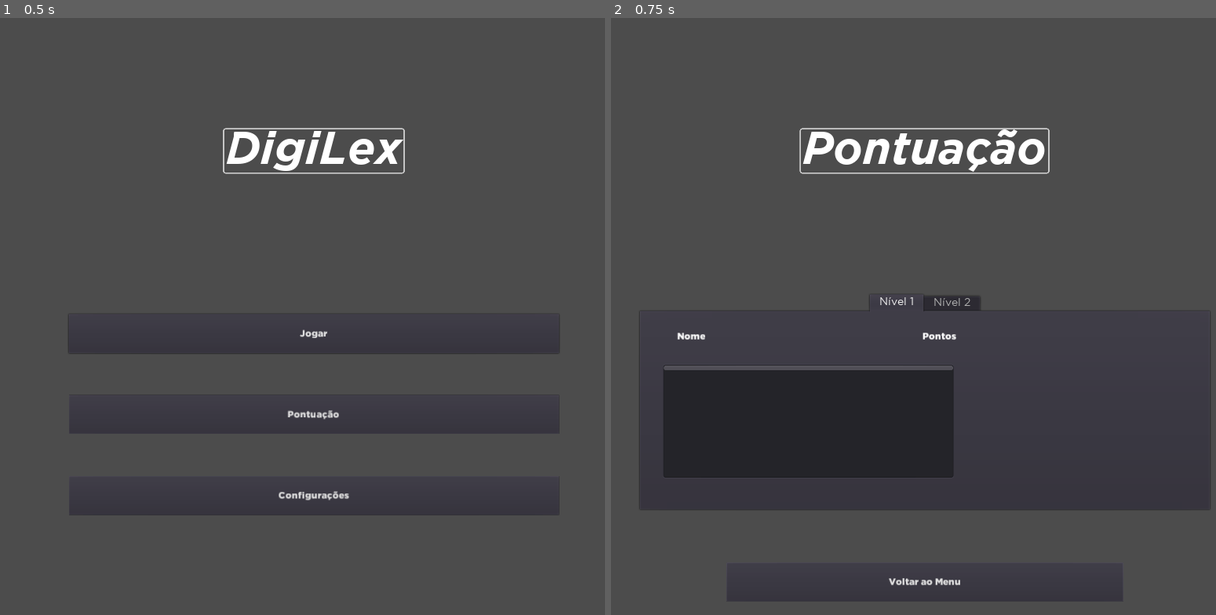
Above: before the commit, frames 1-2 (left to right).
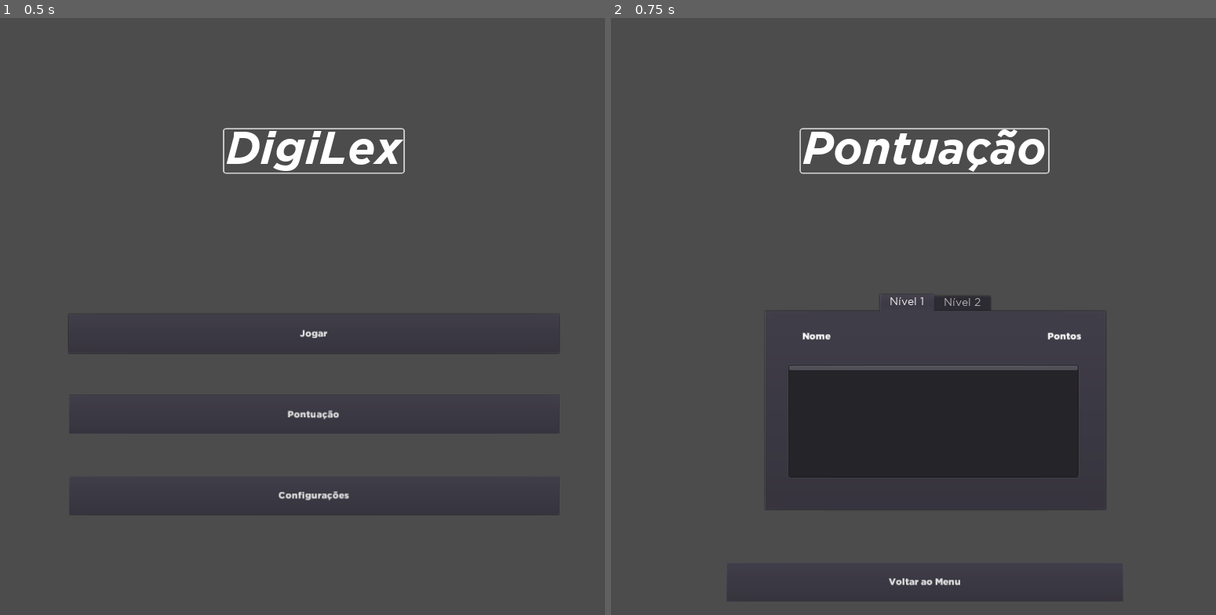
Above: after the commit, the same moments.

Repository: JNaicraG/Digilex
Game: Godot game, scene res://Cenas/Menus/Menu.tscn
The game is run twice, just before and just after one commit, with the same random seed, the same clock (stepped at 60 frames per second) and the same inputs.
Inputs:
- Up to frame 1 (0.5 s): no input
- Up to frame 2 (0.75 s): click "Pontuação" at 0.5 s

Frame 1 is identical in both runs. In frame 2, 6.3% of the frame differs, in the area x 4-100%, y 46-83%.

Commit message:
AAAAAAAAAA

Diff:
--- a/Cenas/Jogo/Jogo.gd
+++ /dev/null
@@ -1,39 +0,0 @@
-extends Node2D
-
-
-# Declare member variables here. Examples:
-# var a = 2
-# var b = "text"
-var pChave:String #Palavra-Chave
-var sPChave:String#Separado por sílaba para protótipo
-func _ready():
-	pChave = ControladorJogo.EscolherPalavraInicial()
-	sPChave = ControladorJogo.EscolherSilabas()
-	print("palavra: ", pChave)
-	print("Sílaba inicial: ", sPChave)
-	#ControladorJogo.SepararSilabas(pChave)
-
-func _process(delta):
-	pass
-
-func IniciarJogo():
-	$"Palavra-Chave".text = pChave
-
-
-
-
-#
-#func _ready():
-#	file.open(filePath,_File.READ)
-#	conteudo = file.get_as_text()
-#	file.close()
-#	var label = $Label
-#	label.text = conteudo
-#	print(conteudo)
-#
-#func _process(delta):
-#	print("aaaaaaaaa")
-#	if (conteudo!= null):
-#		print("NÃO É NULL")
-#		for s in conteudo:
-#			print(s)
--- a/Cenas/Jogo/Jogo.tscn
+++ b/Cenas/Jogo/Jogo.tscn
@@ -1,15 +1,10 @@
 [gd_scene load_steps=6 format=2]
 
-[ext_resource path="res://Cenas/Extras/Peca.tscn" type="PackedScene" id=1]
-[ext_resource path="res://Cenas/Jogo/Jogo.gd" type="Script" id=2]
+[ext_resource path="res://Scripts/Jogo/Jogo.gd" type="Script" id=2]
 [ext_resource path="res://Fontes/GOTHAMBOLDITALIC.TTF" type="DynamicFontData" id=3]
 
 [sub_resource type="StyleBoxFlat" id=1]
-draw_center = false
-border_width_left = 2
-border_width_top = 2
-border_width_right = 2
-border_width_bottom = 2
+bg_color = Color( 0.352941, 0.333333, 0.333333, 1 )
 corner_radius_top_left = 4
 corner_radius_top_right = 4
 corner_radius_bottom_right = 4
@@ -24,13 +19,27 @@
 outline_color = Color( 0.388235, 0.784314, 0.164706, 1 )
 font_data = ExtResource( 3 )
 
+[sub_resource type="VisualScript" id=3]
+data = {
+"base_type": "Label",
+"functions": [ {
+"data_connections": [  ],
+"function_id": -1,
+"name": "f_312843592",
+"nodes": [  ],
+"scroll": Vector2( -194, -41 ),
+"sequence_connections": [  ]
+} ],
+"is_tool_script": false,
+"signals": [  ],
+"variables": [  ],
+"vs_unify": true
+}
+
 [node name="Jogo" type="Node2D"]
 script = ExtResource( 2 )
 
-[node name="Peça" parent="." instance=ExtResource( 1 )]
-position = Vector2( 478.179, 551.199 )
-
-[node name="Titulo" type="Label" parent="."]
+[node name="Palavra-Chave" type="Label" parent="."]
 margin_left = 366.0
 margin_top = 327.524
 margin_right = 660.0
@@ -38,10 +47,10 @@
 grow_horizontal = 0
 custom_styles/normal = SubResource( 1 )
 custom_fonts/font = SubResource( 2 )
-custom_constants/line_spacing = 1
 text = "DigiLex"
 align = 1
 valign = 1
+script = SubResource( 3 )
 __meta__ = {
 "_edit_use_anchors_": false
 }
--- a/Cenas/Menus/Configuracao.tscn
+++ b/Cenas/Menus/Configuracao.tscn
@@ -58,7 +58,7 @@
 [node name="VBoxC_Janela" type="VBoxContainer" parent="MarginContainer"]
 margin_left = 32.0
 margin_top = 32.0
-margin_right = 699.0
+margin_right = 992.0
 margin_bottom = 1005.0
 size_flags_horizontal = 5
 size_flags_vertical = 5
@@ -68,13 +68,13 @@
 }
 
 [node name="CenterContainer_Titulo" type="CenterContainer" parent="MarginContainer/VBoxC_Janela"]
-margin_right = 667.0
+margin_right = 960.0
 margin_bottom = 351.0
 size_flags_vertical = 0
 
 [node name="MarginContainer" type="MarginContainer" parent="MarginContainer/VBoxC_Janela/CenterContainer_Titulo"]
-margin_left = 76.0
-margin_right = 590.0
+margin_left = 223.0
+margin_right = 737.0
 margin_bottom = 351.0
 custom_constants/margin_top = 150
 custom_constants/margin_bottom = 130
@@ -93,7 +93,7 @@
 
 [node name="MarginContainer_Buttons" type="MarginContainer" parent="MarginContainer/VBoxC_Janela"]
 margin_top = 355.0
-margin_right = 667.0
+margin_right = 960.0
 margin_bottom = 973.0
 size_flags_vertical = 2
 custom_constants/margin_top = 64
@@ -104,11 +104,11 @@
 
 [node name="VBoxContainer" type="VBoxContainer" parent="MarginContainer/VBoxC_Janela/MarginContainer_Buttons"]
 margin_top = 64.0
-margin_right = 667.0
+margin_right = 960.0
 margin_bottom = 618.0
 
 [node name="Nome do Jogador" type="MarginContainer" parent="MarginContainer/VBoxC_Janela/MarginContainer_Buttons/VBoxContainer"]
-margin_right = 667.0
+margin_right = 960.0
 margin_bottom = 120.0
 custom_constants/margin_right = 80
 custom_constants/margin_top = 32
@@ -118,23 +118,23 @@
 [node name="MarginContainer3" type="MarginContainer" parent="MarginContainer/VBoxC_Janela/MarginContainer_Buttons/VBoxContainer/Nome do Jogador"]
 margin_left = 80.0
 margin_top = 32.0
-margin_right = 587.0
+margin_right = 880.0
 margin_bottom = 88.0
 custom_constants/margin_right = 76
 custom_constants/margin_left = 76
 
 [node name="MarginContainer2" type="MarginContainer" parent="MarginContainer/VBoxC_Janela/MarginContainer_Buttons/VBoxContainer/Nome do Jogador/MarginContainer3"]
 margin_left = 76.0
-margin_right = 431.0
+margin_right = 724.0
 margin_bottom = 56.0
 custom_constants/margin_right = 100
 custom_constants/margin_left = 100
 custom_constants/margin_bottom = 32
 
-[node name="Label" type="Label" parent="MarginContainer/VBoxC_Janela/MarginContainer_Buttons/VBoxContainer/Nome do Jogador/MarginContainer3/MarginContainer2"]
+[node name="NomeLabel" type="Label" parent="MarginContainer/VBoxC_Janela/MarginContainer_Buttons/VBoxContainer/Nome do Jogador/MarginContainer3/MarginContainer2"]
 margin_left = 100.0
 margin_top = 3.0
-margin_right = 255.0
+margin_right = 548.0
 margin_bottom = 21.0
 custom_fonts/font = SubResource( 3 )
 text = "Nome do Jogador"
@@ -142,7 +142,7 @@
 
 [node name="MarginContainer" type="MarginContainer" parent="MarginContainer/VBoxC_Janela/MarginContainer_Buttons/VBoxContainer/Nome do Jogador/MarginContainer3"]
 margin_left = 76.0
-margin_right = 431.0
+margin_right = 724.0
 margin_bottom = 56.0
 custom_constants/margin_right = 0
 custom_constants/margin_top = 32
@@ -150,13 +150,13 @@
 
 [node name="InputNome" type="LineEdit" parent="MarginContainer/VBoxC_Janela/MarginContainer_Buttons/VBoxContainer/Nome do Jogador/MarginContainer3/MarginContainer"]
 margin_top = 32.0
-margin_right = 355.0
+margin_right = 648.0
 margin_bottom = 56.0
 rect_min_size = Vector2( 250, 0 )
 
 [node name="Volume" type="MarginContainer" parent="MarginContainer/VBoxC_Janela/MarginContainer_Buttons/VBoxContainer"]
 margin_top = 124.0
-margin_right = 667.0
+margin_right = 960.0
 margin_bottom = 238.0
 custom_constants/margin_right = 80
 custom_constants/margin_top = 32
@@ -166,14 +166,14 @@
 [node name="MarginContainer3" type="MarginContainer" parent="MarginContainer/VBoxC_Janela/MarginContainer_Buttons/VBoxContainer/Volume"]
 margin_left = 80.0
 margin_top = 32.0
-margin_right = 587.0
+margin_right = 880.0
 margin_bottom = 82.0
 custom_constants/margin_right = 76
 custom_constants/margin_left = 76
 
 [node name="MarginContainer" type="MarginContainer" parent="MarginContainer/VBoxC_Janela/MarginContainer_Buttons/VBoxContainer/Volume/MarginContainer3"]
 margin_left = 76.0
-margin_right = 431.0
+margin_right = 724.0
 margin_bottom = 50.0
 custom_constants/margin_right = 0
 custom_constants/margin_top = 32
@@ -181,7 +181,7 @@
 
 [node name="SliderVolume" type="HSlider" parent="MarginContainer/VBoxC_Janela/MarginContainer_Buttons/VBoxContainer/Volume/MarginContainer3/MarginContainer"]
 margin_top = 32.0
-margin_right = 355.0
+margin_right = 648.0
 margin_bottom = 48.0
 __meta__ = {
 "_edit_use_anchors_": false
@@ -189,7 +189,7 @@
 
 [node name="MarginContainer2" type="MarginContainer" parent="MarginContainer/VBoxC_Janela/MarginContainer_Buttons/VBoxContainer/Volume/MarginContainer3"]
 margin_left = 76.0
-margin_right = 431.0
+margin_right = 724.0
 margin_bottom = 50.0
 custom_constants/margin_right = 100
 custom_constants/margin_left = 100
@@ -197,7 +197,7 @@
 
 [node name="Label" type="Label" parent="MarginContainer/VBoxC_Janela/MarginContainer_Buttons/VBoxContainer/Volume/MarginContainer3/MarginContainer2"]
 margin_left = 100.0
-margin_right = 255.0
+margin_right = 548.0
 margin_bottom = 18.0
 custom_fonts/font = SubResource( 3 )
 text = "Volume"
@@ -206,19 +206,19 @@
 
 [node name="MarginContainer3" type="MarginContainer" parent="MarginContainer/VBoxC_Janela/MarginContainer_Buttons/VBoxContainer/Volume/MarginContainer3"]
 margin_left = 76.0
-margin_right = 431.0
+margin_right = 724.0
 margin_bottom = 50.0
 
 [node name="VolTexto" type="Label" parent="MarginContainer/VBoxC_Janela/MarginContainer_Buttons/VBoxContainer/Volume/MarginContainer3/MarginContainer3"]
 margin_top = 18.0
-margin_right = 355.0
+margin_right = 648.0
 margin_bottom = 32.0
 text = "12"
 align = 2
 
 [node name="Tamanho da Fonte" type="MarginContainer" parent="MarginContainer/VBoxC_Janela/MarginContainer_Buttons/VBoxContainer"]
 margin_top = 242.0
-margin_right = 667.0
+margin_right = 960.0
 margin_bottom = 358.0
 custom_constants/margin_right = 80
 custom_constants/margin_top = 32
@@ -228,14 +228,14 @@
 [node name="MarginContainer3" type="MarginContainer" parent="MarginContainer/VBoxC_Janela/MarginContainer_Buttons/VBoxContainer/Tamanho da Fonte"]
 margin_left = 80.0
 margin_top = 32.0
-margin_right = 587.0
+margin_right = 880.0
 margin_bottom = 84.0
 custom_constants/margin_right = 76
 custom_constants/margin_left = 76
 
 [node name="MarginContainer2" type="MarginContainer" parent="MarginContainer/VBoxC_Janela/MarginContainer_Buttons/VBoxContainer/Tamanho da Fonte/MarginContainer3"]
 margin_left = 76.0
-margin_right = 431.0
+margin_right = 724.0
 margin_bottom = 52.0
 custom_constants/margin_right = 100
 custom_constants/margin_left = 100
@@ -244,7 +244,7 @@
 [node name="Label" type="Label" parent="MarginContainer/VBoxC_Janela/MarginContainer_Buttons/VBoxContainer/Tamanho da Fonte/MarginContainer3/MarginContainer2"]
 margin_left = 100.0
 margin_top = 1.0
-margin_right = 255.0
+margin_right = 548.0
 margin_bottom = 19.0
 custom_fonts/font = SubResource( 3 )
 text = "Tamanho da Fonte"
@@ -252,13 +252,13 @@
 
 [node name="MarginContainer" type="MarginContainer" parent="MarginContainer/VBoxC_Janela/MarginContainer_Buttons/VBoxContainer/Tamanho da Fonte/MarginContainer3"]
 margin_left = 76.0
-margin_right = 431.0
+margin_right = 724.0
 margin_bottom = 52.0
 custom_constants/margin_top = 32
 
 [node name="dropdown" type="OptionButton" parent="MarginContainer/VBoxC_Janela/MarginContainer_Buttons/VBoxContainer/Tamanho da Fonte/MarginContainer3/MarginContainer"]
 margin_top = 32.0
-margin_right = 355.0
+margin_right = 648.0
 margin_bottom = 52.0
 text = "Pequeno"
 align = 1
@@ -271,7 +271,7 @@
 
 [node name="Voltar ao Menu" type="MarginContainer" parent="MarginContainer/VBoxC_Janela/MarginContainer_Buttons/VBoxContainer"]
 margin_top = 362.0
-margin_right = 667.0
+margin_right = 960.0
 margin_bottom = 554.0
 custom_constants/margin_right = 80
 custom_constants/margin_top = 88
@@ -281,14 +281,14 @@
 [node name="MarginContainer3" type="MarginContainer" parent="MarginContainer/VBoxC_Janela/MarginContainer_Buttons/VBoxContainer/Voltar ao Menu"]
 margin_left = 80.0
 margin_top = 88.0
-margin_right = 587.0
+margin_right = 880.0
 margin_bottom = 152.0
 custom_constants/margin_right = 76
 custom_constants/margin_left = 76
 
 [node name="ButtonMenu" type="Button" parent="MarginContainer/VBoxC_Janela/MarginContainer_Buttons/VBoxContainer/Voltar ao Menu/MarginContainer3"]
 margin_left = 76.0
-margin_right = 431.0
+margin_right = 724.0
 margin_bottom = 64.0
 rect_min_size = Vector2( 0, 64 )
 rect_clip_content = true
@@ -299,4 +299,4 @@
 [connection signal="text_changed" from="MarginContainer/VBoxC_Janela/MarginContainer_Buttons/VBoxContainer/Nome do Jogador/MarginContainer3/MarginContainer/InputNome" to="." method="_on_InputNome_text_changed"]
 [connection signal="value_changed" from="MarginContainer/VBoxC_Janela/MarginContainer_Buttons/VBoxContainer/Volume/MarginContainer3/MarginContainer/SliderVolume" to="." method="_on_SliderVolume_value_changed"]
 [connection signal="item_selected" from="MarginContainer/VBoxC_Janela/MarginContainer_Buttons/VBoxContainer/Tamanho da Fonte/MarginContainer3/MarginContainer/dropdown" to="." method="_on_dropdown_item_selected"]
-[connection signal="pressed" from="MarginContainer/VBoxC_Janela/MarginContainer_Buttons/VBoxContainer/Voltar ao Menu/MarginContainer3/ButtonMenu" to="." method="_on_ButtonPontos_pressed"]
+[connection signal="pressed" from="MarginContainer/VBoxC_Janela/MarginContainer_Buttons/VBoxContainer/Voltar ao Menu/MarginContainer3/ButtonMenu" to="." method="_on_ButtonMenu_pressed"]
--- a/Cenas/Menus/Pontuacao.tscn
+++ b/Cenas/Menus/Pontuacao.tscn
@@ -71,7 +71,7 @@
 [node name="VBoxC_Janela" type="VBoxContainer" parent="MarginContainer"]
 margin_left = 32.0
 margin_top = 32.0
-margin_right = 688.0
+margin_right = 992.0
 margin_bottom = 992.0
 size_flags_horizontal = 5
 size_flags_vertical = 5
@@ -81,13 +81,13 @@
 }
 
 [node name="CenterContainer_Titulo" type="CenterContainer" parent="MarginContainer/VBoxC_Janela"]
-margin_right = 656.0
+margin_right = 960.0
 margin_bottom = 351.0
 size_flags_vertical = 0
 
 [node name="MarginContainer" type="MarginContainer" parent="MarginContainer/VBoxC_Janela/CenterContainer_Titulo"]
-margin_left = 74.0
-margin_right = 581.0
+margin_left = 226.0
+margin_right = 733.0
 margin_bottom = 351.0
 custom_constants/margin_right = 50
 custom_constants/margin_top = 150
@@ -109,21 +109,21 @@
 
 [node name="MarginContainer_Buttons" type="MarginContainer" parent="MarginContainer/VBoxC_Janela"]
 margin_top = 355.0
-margin_right = 656.0
+margin_right = 960.0
 margin_bottom = 801.0
 size_flags_vertical = 2
-custom_constants/margin_right = 16
+custom_constants/margin_right = 186
 custom_constants/margin_top = 64
-custom_constants/margin_left = 16
+custom_constants/margin_left = 220
 custom_constants/margin_bottom = 32
 __meta__ = {
 "_edit_use_anchors_": false
 }
 
 [node name="TabContainer" type="TabContainer" parent="MarginContainer/VBoxC_Janela/MarginContainer_Buttons"]
-margin_left = 16.0
+margin_left = 220.0
 margin_top = 64.0
-margin_right = 640.0
+margin_right = 774.0
 margin_bottom = 414.0
 rect_min_size = Vector2( 0, 350 )
 custom_fonts/font = SubResource( 3 )
@@ -228,7 +228,7 @@
 
 [node name="Voltar ao Menu" type="MarginContainer" parent="MarginContainer/VBoxC_Janela"]
 margin_top = 824.0
-margin_right = 656.0
+margin_right = 960.0
 margin_bottom = 960.0
 custom_constants/margin_right = 80
 custom_constants/margin_top = 32
@@ -238,14 +238,14 @@
 [node name="MarginContainer3" type="MarginContainer" parent="MarginContainer/VBoxC_Janela/Voltar ao Menu"]
 margin_left = 80.0
 margin_top = 32.0
-margin_right = 576.0
+margin_right = 880.0
 margin_bottom = 96.0
 custom_constants/margin_right = 76
 custom_constants/margin_left = 76
 
 [node name="ButtonMenu" type="Button" parent="MarginContainer/VBoxC_Janela/Voltar ao Menu/MarginContainer3"]
 margin_left = 76.0
-margin_right = 420.0
+margin_right = 724.0
 margin_bottom = 64.0
 rect_min_size = Vector2( 0, 64 )
 rect_clip_content = true
--- /dev/null
+++ b/Scripts/Jogo/Jogo.gd
@@ -0,0 +1,71 @@
+extends Node2D
+
+const PRE_PECA = preload("res://Cenas/Extras/Peca.tscn")
+# Declare member variables here. Examples:
+# var a = 2
+# var b = "text"
+var pChave:String #Palavra-Chave
+var sPChave:String#Separado por sílaba para protótipo
+
+
+func _ready():
+	IniciarJogo()
+	var richtext = RichTextLabel.new()
+	richtext.text = "TESTE aaaaaaaaaaaaaaaaaaaaaaaaaaaaaaaaaaaaaaaaaa"
+	add_child(richtext)
+	richtext.set_position(Vector2(10,10))
+	print(richtext.text)
+#	print("palavra: ", pChave)
+#	print("Sílaba inicial: ", sPChave)
+#	#ControladorJogo.SepararSilabas(pChave)
+
+func _process(delta):
+	pass
+
+func IniciarJogo():
+	pChave = ControladorJogo.EscolherPalavraInicial()
+	sPChave = ControladorJogo.EscolherSilabas()
+	$"Palavra-Chave".text = pChave
+	SepararSilaba()
+
+func SepararSilaba():
+	var s:String
+	var id:int = 0
+	for i in sPChave.length():
+		if (sPChave[i] != '-') :
+			s += sPChave[i]
+		else:
+			GerarPeca(s,id)
+			print(s)
+			++id
+			s =""
+	GerarPeca(s,id)
+	print(s)
+	pass
+
+
+
+func GerarPeca(text:String, id:int):
+	var peca = PRE_PECA.instance()
+	peca.SetTexto(text)
+	peca.SetId(id)
+	var posX = rand_range(0,64)
+	var posY = rand_range(0,256)
+	get_parent().add_child(peca)
+	peca.position = Vector2(0,0)
+
+#
+#func _ready():
+#	file.open(filePath,_File.READ)
+#	conteudo = file.get_as_text()
+#	file.close()
+#	var label = $Label
+#	label.text = conteudo
+#	print(conteudo)
+#
+#func _process(delta):
+#	print("aaaaaaaaa")
+#	if (conteudo!= null):
+#		print("NÃO É NULL")
+#		for s in conteudo:
+#			print(s)
--- a/Scripts/Jogo/P2eca.gd
+++ /dev/null
@@ -1,37 +0,0 @@
-extends KinematicBody2D
-
-var mousePos
-# Declare member variables here. Examples:
-# var a = 2
-# var b = "text"
-var minSpeed = 50
-var maxSpeed = 200
-# Called when the node enters the scene tree for the first time.
-func _ready():
-	pass # Replace with function body.
-
-func _process(delta):
-#	Mover()
-	pass
-
-# Called every frame. 'delta' is the elapsed time since the previous frame.
-#func _process(delta):
-#	pass
-
-
-func Mover():
-	#var speed = 5
-	var direction = get_global_mouse_position() - position
-	var normalizedDirection = direction.normalized()
-	var directionDistance = direction.length()
-	move_and_slide(normalizedDirection * max(minSpeed,min(maxSpeed,directionDistance)))
-
-
-func _on_Button_pressed():
-	Mover()
-	pass # Replace with function body.
-
-
-func _on_Button_toggled(button_pressed):
-	Mover()
-	pass # Replace with function body.
--- a/Scripts/Jogo/Peca.gd
+++ b/Scripts/Jogo/Peca.gd
@@ -4,14 +4,18 @@
 # Declare member variables here. Examples:
 # var a = 2
 # var b = "text"
-
+var id:int
 
 # Called when the node enters the scene tree for the first time.
 func _ready():
+	print(id)
 	pass # Replace with function body.
 
 func SetTexto(var t:String):
-	$KinematicBody2D/CollisionShape2D/Button/Label.text = t
+	$KinematicBody2D/Button/Label.text = t
+
+func SetId(var t:int):
+	id = t
 
 # Called every frame. 'delta' is the elapsed time since the previous frame.
 #func _process(delta):
--- a/Scripts/Menus/Menu.gd
+++ b/Scripts/Menus/Menu.gd
@@ -15,9 +15,6 @@
 
 
 
-
-
-
 func _on_ButtonPontos_pressed():
 	get_tree().change_scene("res://Cenas/Menus/Pontuacao.tscn")
 
